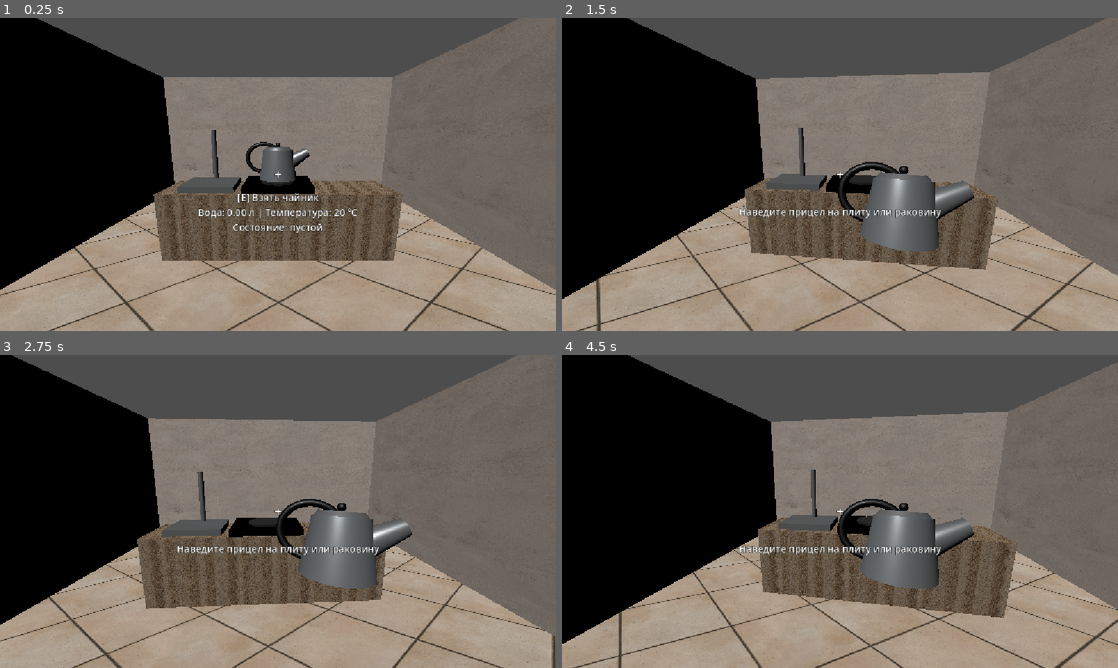
Above: before the commit, frames 1-4 (two rows, left to right).
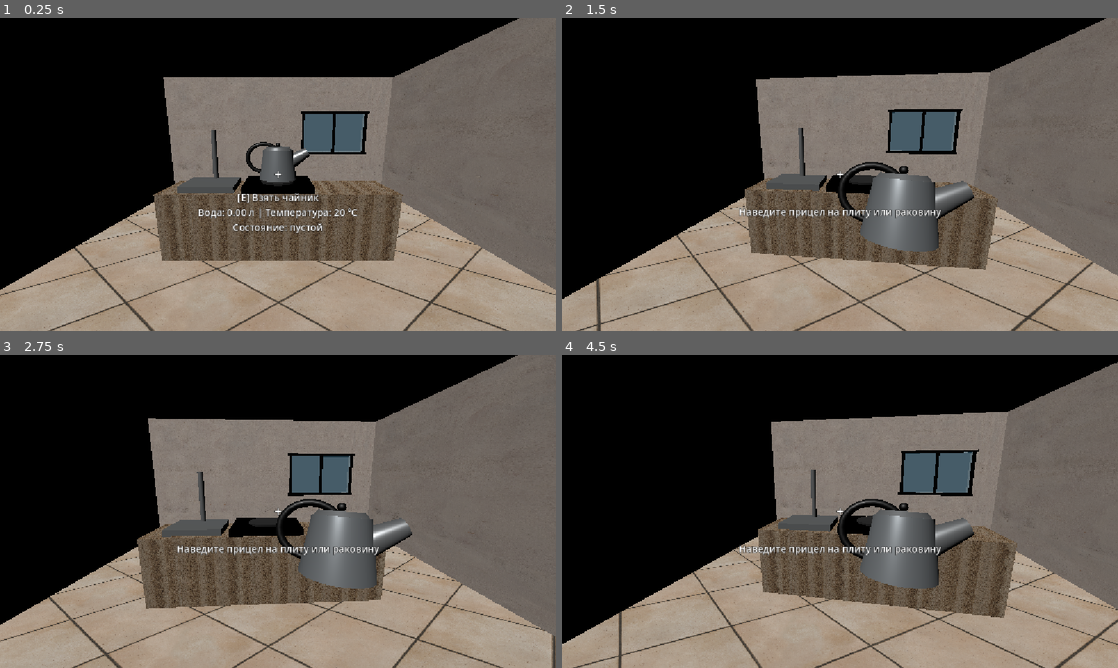
Above: after the commit, the same moments.

Repository: moorozoov/kettle-simulator
Game: Godot game, scene res://scenes/main.tscn
Two runs of this game, one before a commit and one after it. Both use one fixed random seed, a clock stepped at 60 frames per second and the inputs below.
Inputs (mouse positions are in pixels of both pictures, inside the frame that each line leads up to):
- Up to frame 1 (0.25 s): no input
- Up to frame 2 (1.5 s): tap Enter at 0.5 s; move the mouse to (867, 174) at 0.52 s; hold E (interact) 0.53-1.28 s; click (867, 174) at 0.67 s; tap Space at 1.25 s; move the mouse to (812, 174) at 1.27 s; tap E (interact) at 1.35 s; click (812, 174) at 1.42 s
- Up to frame 3 (2.75 s): tap Enter at 2 s; move the mouse to (289, 505) at 2.02 s; hold E (interact) from 2.03 s (still down); click (289, 505) at 2.17 s
- Up to frame 4 (4.5 s): tap Space at 2.75, 4.25 s; move the mouse to (834, 517) at 2.77 s; release E (interact) at 2.78 s; tap E (interact) at 2.85, 4.35 s; click (834, 517) at 2.92 s; tap Enter at 3.5 s; move the mouse to (878, 514) at 3.52 s; hold E (interact) 3.53-4.28 s; click (878, 514) at 3.67 s; move the mouse to (795, 508) at 4.27 s; click (795, 508) at 4.42 s

The runs differ from the first frame. In frame 1, 14% of the frame differs, in the area x 6-94%, y 0-49%; in frame 2, 14%; in frame 3, 15%, in the area x 2-94%, y 0-52%; in frame 4, 15%.

Commit message:
feat: add closed room geometry

Diff:
--- a/scenes/main.tscn
+++ b/scenes/main.tscn
@@ -74,11 +74,57 @@
 
 [sub_resource type="BoxMesh" id="BoxMesh_nf0fm"]
 material = ExtResource("10_choun")
-size = Vector3(6, 3, 0.1)
+size = Vector3(3.7, 3, 0.1)
 
 [sub_resource type="BoxMesh" id="BoxMesh_1ucj1"]
 material = ExtResource("10_choun")
 size = Vector3(0.1, 3, 6)
+
+[sub_resource type="BoxMesh" id="BoxMesh_back_right"]
+material = ExtResource("10_choun")
+size = Vector3(0.7, 3, 0.1)
+
+[sub_resource type="BoxMesh" id="BoxMesh_back_window_band"]
+material = ExtResource("10_choun")
+size = Vector3(1.6, 1.1, 0.1)
+
+[sub_resource type="BoxMesh" id="BoxMesh_back_window_top"]
+material = ExtResource("10_choun")
+size = Vector3(1.6, 0.9, 0.1)
+
+[sub_resource type="BoxMesh" id="BoxMesh_front_side"]
+material = ExtResource("10_choun")
+size = Vector3(2.4, 3, 0.1)
+
+[sub_resource type="BoxMesh" id="BoxMesh_front_top"]
+material = ExtResource("10_choun")
+size = Vector3(1.2, 0.8, 0.1)
+
+[sub_resource type="BoxMesh" id="BoxMesh_door"]
+material = ExtResource("3_tipki")
+size = Vector3(1.1, 2.2, 0.08)
+
+[sub_resource type="BoxMesh" id="BoxMesh_ceiling"]
+material = ExtResource("10_choun")
+size = Vector3(6, 0.1, 6)
+
+[sub_resource type="StandardMaterial3D" id="StandardMaterial3D_window"]
+transparency = 1
+albedo_color = Color(0.32, 0.58, 0.72, 0.42)
+metallic = 0.15
+roughness = 0.08
+
+[sub_resource type="BoxMesh" id="BoxMesh_window"]
+material = SubResource("StandardMaterial3D_window")
+size = Vector3(1.6, 1, 0.02)
+
+[sub_resource type="BoxMesh" id="BoxMesh_window_frame_horizontal"]
+material = ExtResource("4_85g3d")
+size = Vector3(1.8, 0.06, 0.06)
+
+[sub_resource type="BoxMesh" id="BoxMesh_window_frame_vertical"]
+material = ExtResource("4_85g3d")
+size = Vector3(0.06, 1.1, 0.06)
 
 [sub_resource type="BoxMesh" id="BoxMesh_bsm84"]
 material = ExtResource("9_85g3d")
@@ -220,18 +266,76 @@
 horizontal_alignment = 1
 vertical_alignment = 1
 
-[node name="Backwall" type="MeshInstance3D" parent="." unique_id=1125840348]
-transform = Transform3D(1, 0, 0, 0, 1, 0, 0, 0, 1, 0, 1.5, -3)
+[node name="RoomGeometry" type="Node3D" parent="."]
+
+[node name="BackWallLeft" type="MeshInstance3D" parent="RoomGeometry" unique_id=1125840348]
+transform = Transform3D(1, 0, 0, 0, 1, 0, 0, 0, 1, -1.15, 1.5, -3)
 mesh = SubResource("BoxMesh_nf0fm")
 
-[node name="Leftwall" type="MeshInstance3D" parent="." unique_id=508627058]
+[node name="BackWallRight" type="MeshInstance3D" parent="RoomGeometry"]
+transform = Transform3D(1, 0, 0, 0, 1, 0, 0, 0, 1, 2.65, 1.5, -3)
+mesh = SubResource("BoxMesh_back_right")
+
+[node name="BackWallBelowWindow" type="MeshInstance3D" parent="RoomGeometry"]
+transform = Transform3D(1, 0, 0, 0, 1, 0, 0, 0, 1, 1.5, 0.55, -3)
+mesh = SubResource("BoxMesh_back_window_band")
+
+[node name="BackWallAboveWindow" type="MeshInstance3D" parent="RoomGeometry"]
+transform = Transform3D(1, 0, 0, 0, 1, 0, 0, 0, 1, 1.5, 2.55, -3)
+mesh = SubResource("BoxMesh_back_window_top")
+
+[node name="LeftWall" type="MeshInstance3D" parent="RoomGeometry" unique_id=508627058]
 transform = Transform3D(1, 0, 0, 0, 1, 0, 0, 0, 1, -3, 1.5, 0)
 mesh = SubResource("BoxMesh_1ucj1")
 
-[node name="Rightwall" type="MeshInstance3D" parent="." unique_id=1210251424]
+[node name="RightWall" type="MeshInstance3D" parent="RoomGeometry" unique_id=1210251424]
 transform = Transform3D(1, 0, 0, 0, 1, 0, 0, 0, 1, 3, 1.5, 0)
 mesh = SubResource("BoxMesh_1ucj1")
 
+[node name="FrontWallLeft" type="MeshInstance3D" parent="RoomGeometry"]
+transform = Transform3D(1, 0, 0, 0, 1, 0, 0, 0, 1, -1.8, 1.5, 3)
+mesh = SubResource("BoxMesh_front_side")
+
+[node name="FrontWallRight" type="MeshInstance3D" parent="RoomGeometry"]
+transform = Transform3D(1, 0, 0, 0, 1, 0, 0, 0, 1, 1.8, 1.5, 3)
+mesh = SubResource("BoxMesh_front_side")
+
+[node name="FrontWallAboveDoor" type="MeshInstance3D" parent="RoomGeometry"]
+transform = Transform3D(1, 0, 0, 0, 1, 0, 0, 0, 1, 0, 2.6, 3)
+mesh = SubResource("BoxMesh_front_top")
+
+[node name="Door" type="MeshInstance3D" parent="RoomGeometry"]
+transform = Transform3D(1, 0, 0, 0, 1, 0, 0, 0, 1, 0, 1.1, 2.94)
+mesh = SubResource("BoxMesh_door")
+
+[node name="Ceiling" type="MeshInstance3D" parent="RoomGeometry"]
+transform = Transform3D(1, 0, 0, 0, 1, 0, 0, 0, 1, 0, 3.05, 0)
+mesh = SubResource("BoxMesh_ceiling")
+
+[node name="Window" type="MeshInstance3D" parent="RoomGeometry"]
+transform = Transform3D(1, 0, 0, 0, 1, 0, 0, 0, 1, 1.5, 1.6, -2.94)
+mesh = SubResource("BoxMesh_window")
+
+[node name="WindowFrameTop" type="MeshInstance3D" parent="RoomGeometry"]
+transform = Transform3D(1, 0, 0, 0, 1, 0, 0, 0, 1, 1.5, 2.13, -2.9)
+mesh = SubResource("BoxMesh_window_frame_horizontal")
+
+[node name="WindowFrameBottom" type="MeshInstance3D" parent="RoomGeometry"]
+transform = Transform3D(1, 0, 0, 0, 1, 0, 0, 0, 1, 1.5, 1.07, -2.9)
+mesh = SubResource("BoxMesh_window_frame_horizontal")
+
+[node name="WindowFrameLeft" type="MeshInstance3D" parent="RoomGeometry"]
+transform = Transform3D(1, 0, 0, 0, 1, 0, 0, 0, 1, 0.67, 1.6, -2.9)
+mesh = SubResource("BoxMesh_window_frame_vertical")
+
+[node name="WindowFrameCenter" type="MeshInstance3D" parent="RoomGeometry"]
+transform = Transform3D(1, 0, 0, 0, 1, 0, 0, 0, 1, 1.5, 1.6, -2.9)
+mesh = SubResource("BoxMesh_window_frame_vertical")
+
+[node name="WindowFrameRight" type="MeshInstance3D" parent="RoomGeometry"]
+transform = Transform3D(1, 0, 0, 0, 1, 0, 0, 0, 1, 2.33, 1.6, -2.9)
+mesh = SubResource("BoxMesh_window_frame_vertical")
+
 [node name="RoomFloodWater" type="MeshInstance3D" parent="." unique_id=1684140374]
 visible = false
 mesh = SubResource("BoxMesh_bsm84")
